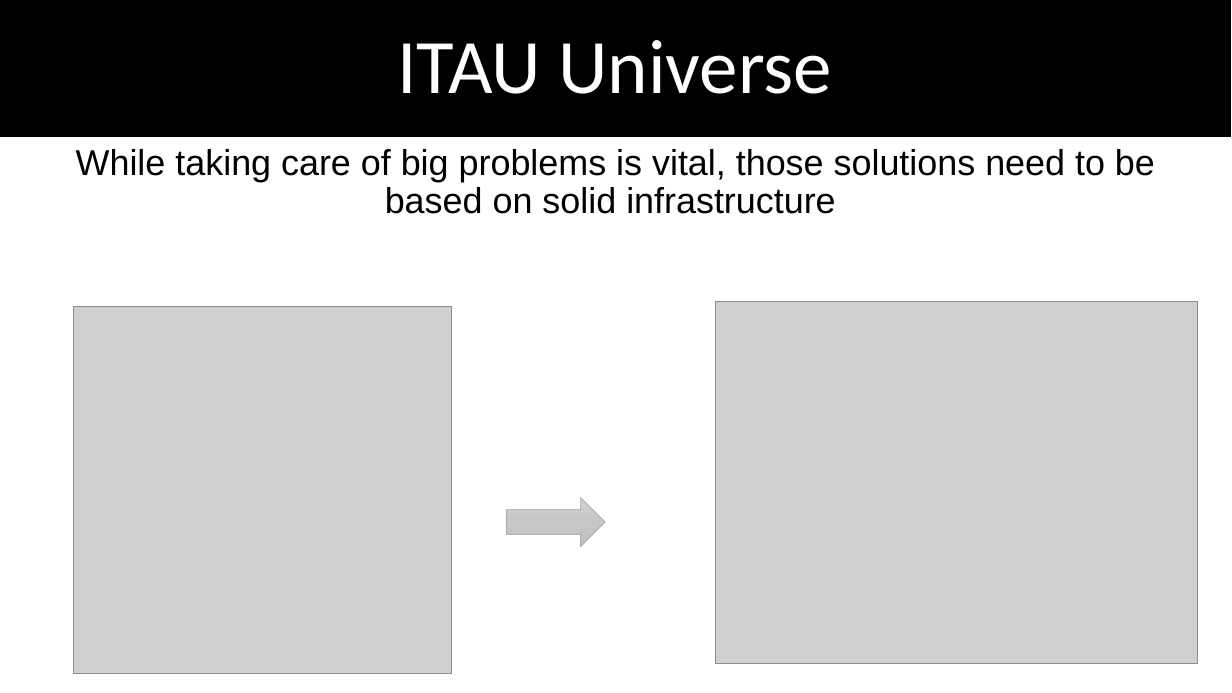
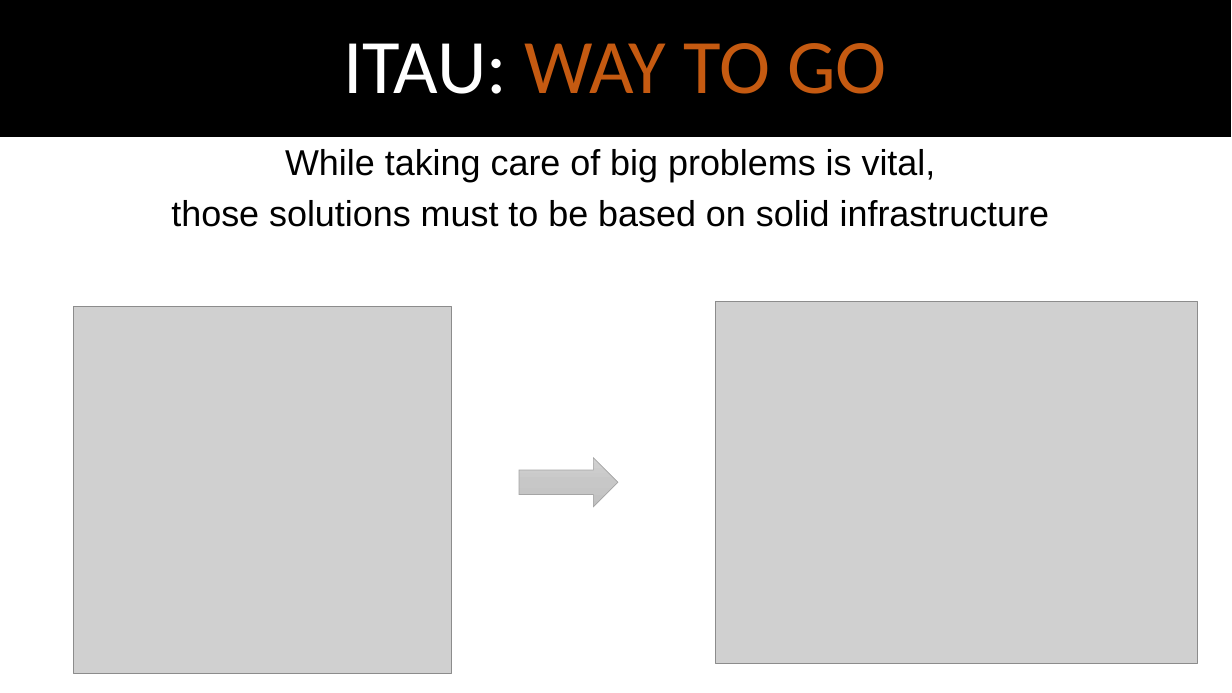
Before and after one commit to dimokgit/ICE, a slide deck: slide 12 of UnitOfWork.pptx (slide 10 before the commit). Drawn at 1232x693 pixels with LibreOffice and Linux fonts; fonts in the diff are those of the drawing; grey boxes stand for pictures. Boxes give left, top, right and bottom in pixels: in the first picture for what was removed or moved away, otherwise in the second. Text is boxed around its words. In the diff, an @@ line names an element or a change of style, - is before the commit and + after.

```diff
--- a/UnitOfWork.pptx
+++ b/UnitOfWork.pptx
@@ title at box(343, 43, 886, 94): text changed; text colour #FFFFFF to #C55A11 @@
-ITAU Universe
+ITAU: WAY TO GO
@@ subtitle at box(171, 149, 1049, 227): text changed @@
-While taking care of big problems is vital, those solutions need to be based on solid infrastructure
+While taking care of big problems is vital,
+those solutions must to be based on solid infrastructure
@@ right arrow: place and size @@
-right arrow at box(506, 498, 605, 547)
+right arrow at box(519, 458, 618, 507)
```
Also in this commit, not shown: 8 other slides changed, 3 slides added, 1 other file.
